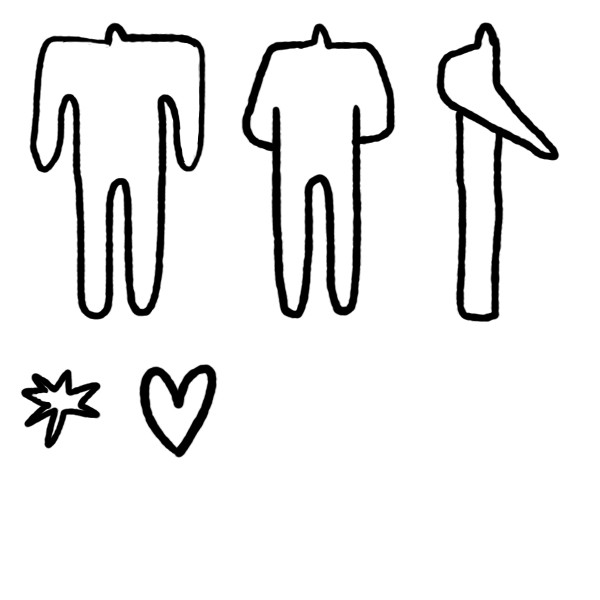
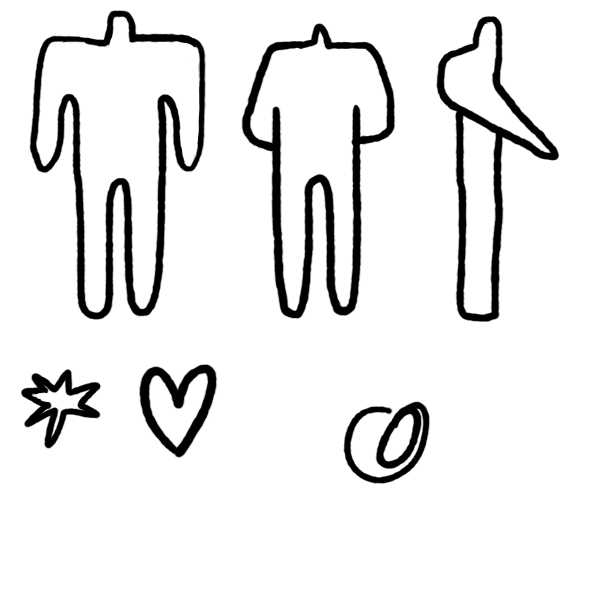
The second (600, 600) image is a revision of the first. Changes to its layers:
renamed "Layer 6 copy 2" to "Layer 17", moved it above "Layer 14", painted on it over [343, 16, 503, 484]
renamed "Layer 12" to "Layer 15", painted on it over [83, 10, 137, 48]
